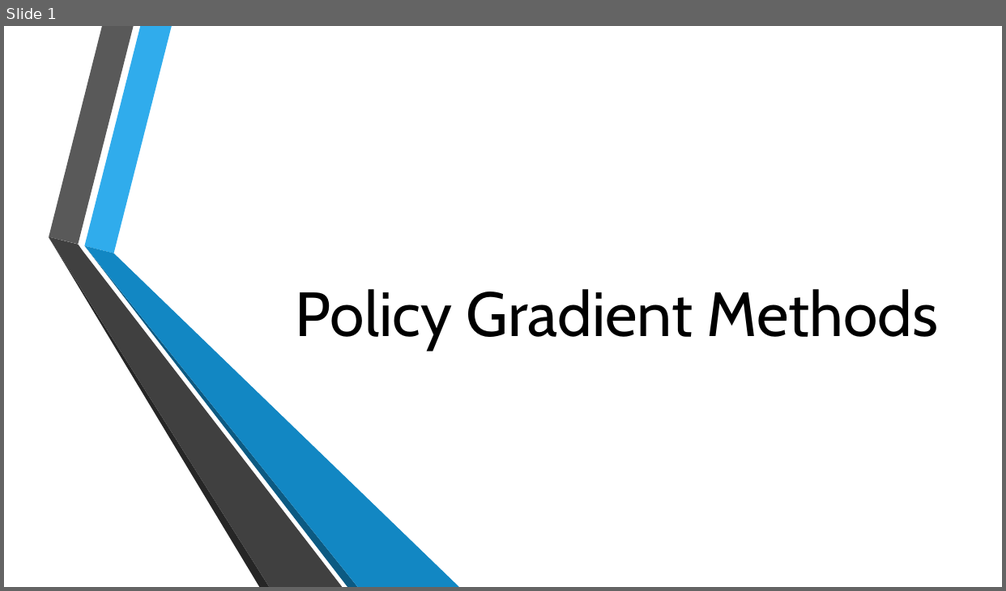
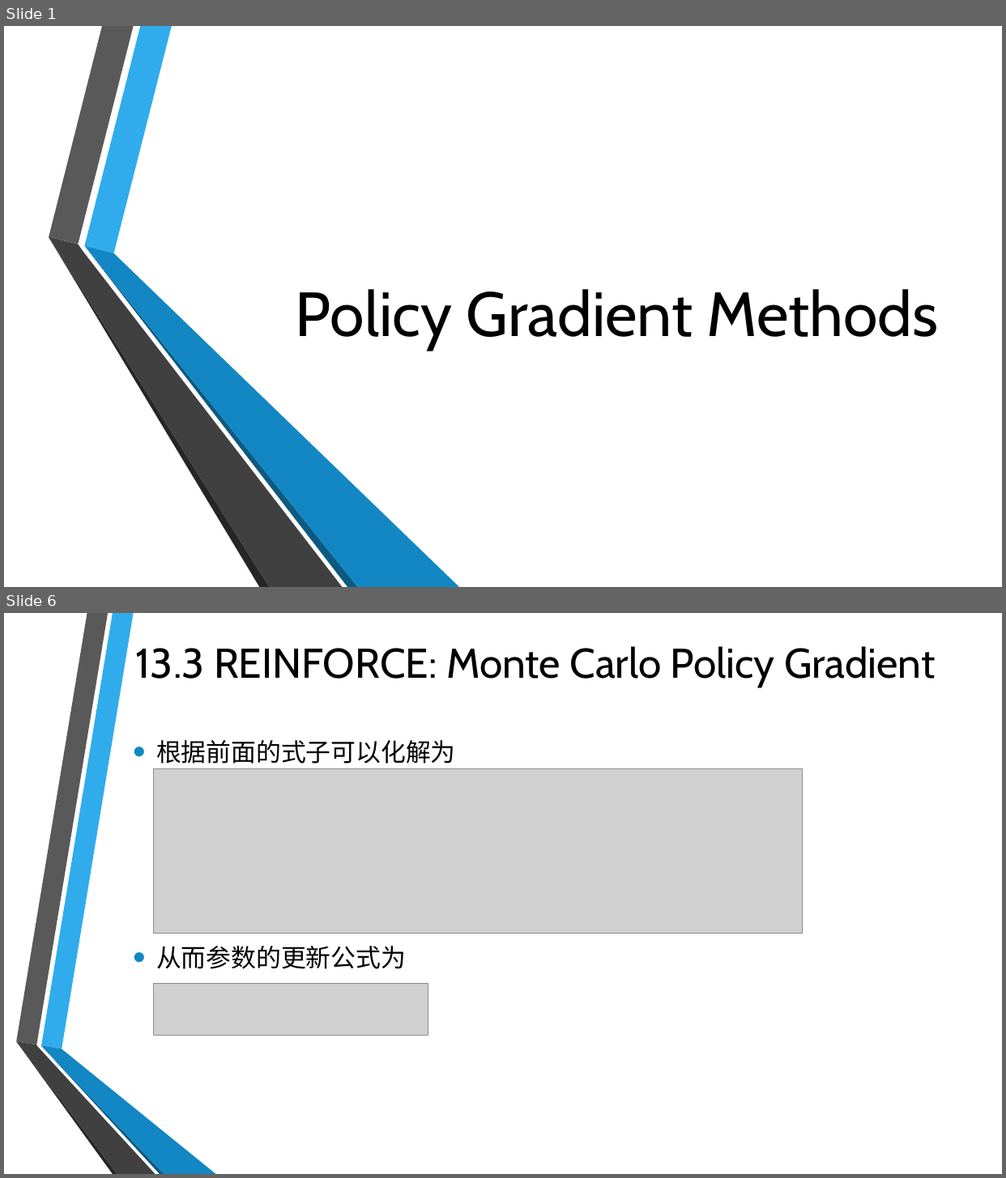
Before and after one commit to Seraphli/RLAIExercise, a slide deck: Chapter 13.pptx. Shown one above the other, each under a label of ours: slide 1 before the commit, slides 1 and 6 after it; the slides between them are not shown. The pictures are 1006x591 and 1006x1178 pixels, drawn with LibreOffice and Linux fonts; fonts in the diff are those of the drawing; grey boxes stand for pictures; background and template pictures are left out. Boxes give left, top, right and bottom in pixels: in the first picture for what was removed or moved away, otherwise in the second. Text is boxed around its words. In the diff, an @@ line names an element or a change of style, - is before the commit and + after.

```diff
--- a/Chapter 13.pptx
+++ b/Chapter 13.pptx
@@ slide 6 added at [4,613,1002,1174], background picture (left out) @@
@@ title added at [136,646,935,687], 40 pt, text #000000 @@
+13.3 REINFORCE: Monte Carlo Policy Gradient
@@ text added at [156,740,456,969], 24 pt, text #000000 @@
+• 根据前面的式子可以化解为
+• 从而参数的更新公式为
@@ picture added at [154,769,803,934] @@
@@ picture added at [154,983,428,1036] @@
@@ group added at [16,613,216,1174]: 6 freeform shapes @@
```
Also in this commit, not shown: 3 slides changed, 3 other slides added.
